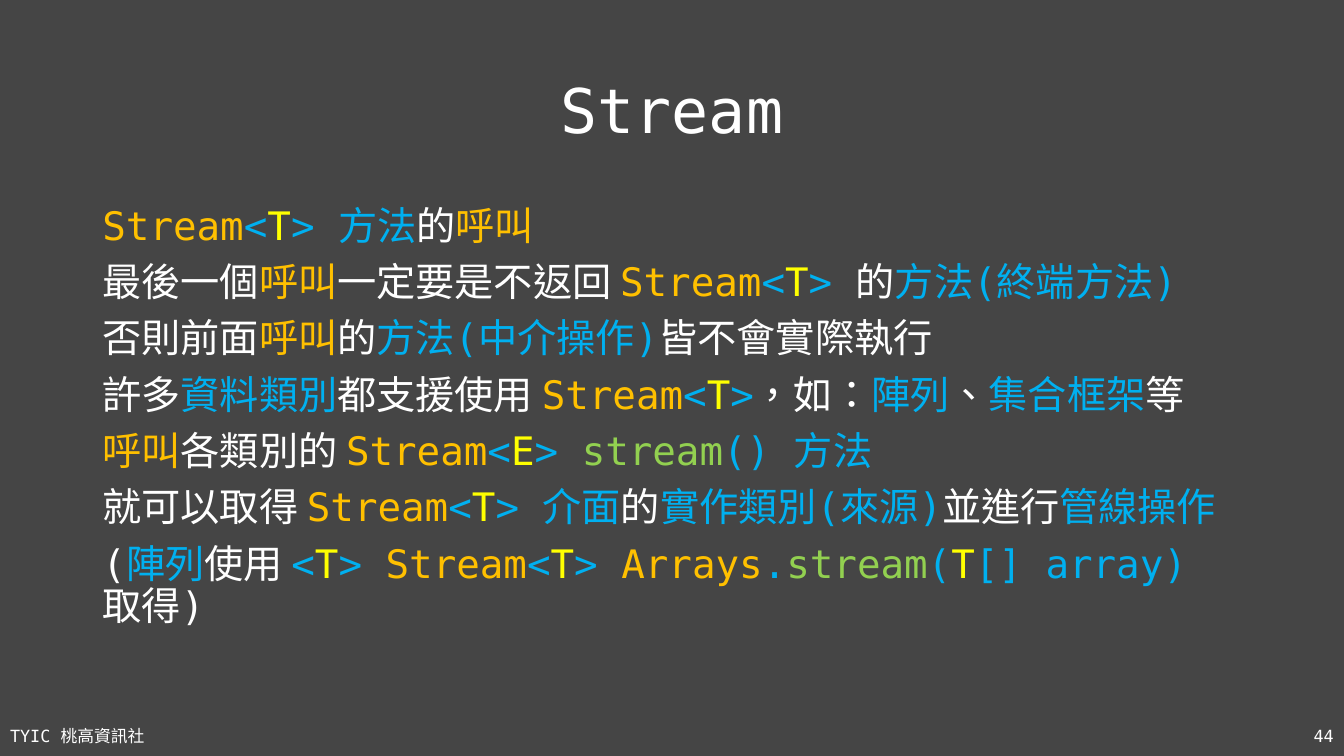
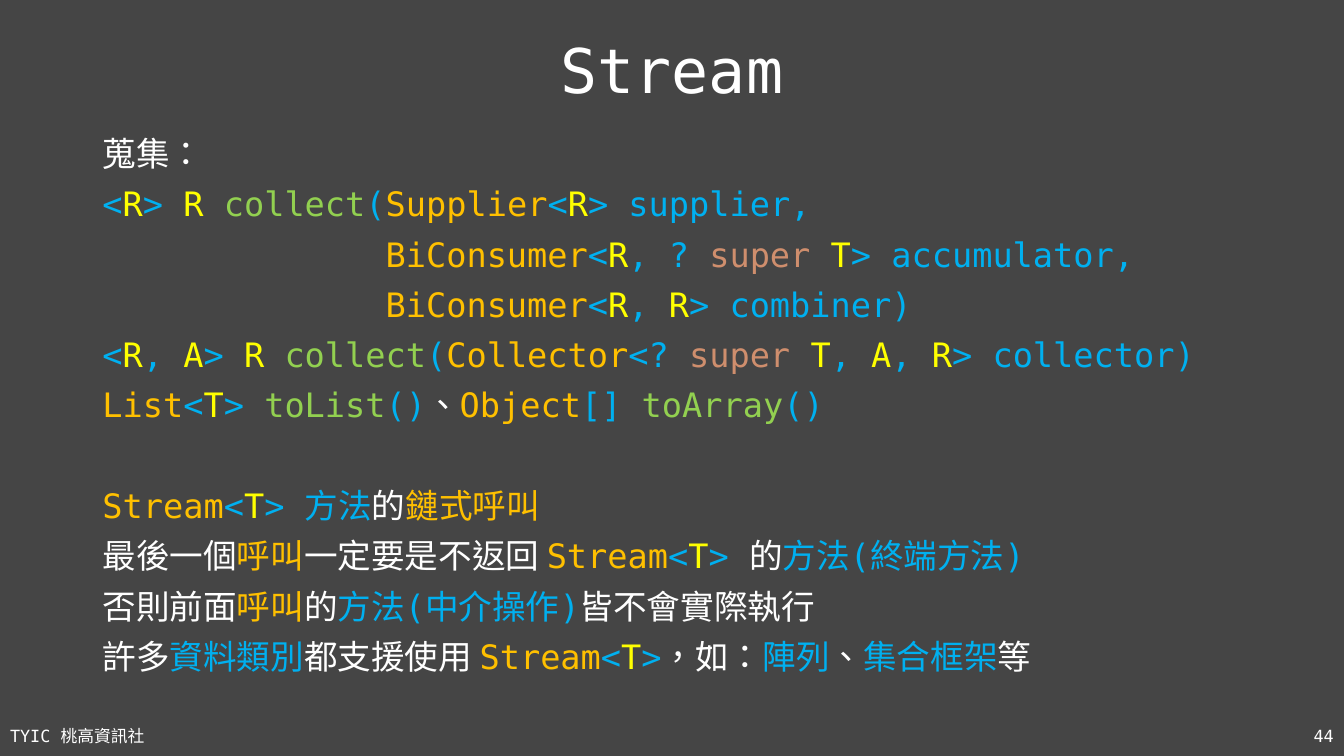
Before and after one commit to TYSHIC/slides, a slide deck: slide 44 of ppt/14_工具類別(2).pptx. Drawn at 1344x756 pixels with LibreOffice and Linux fonts; fonts in the diff are those of the drawing. Boxes give left, top, right and bottom in pixels: in the first picture for what was removed or moved away, otherwise in the second. Text is boxed around its words. In the diff, an @@ line names an element or a change of style, - is before the commit and + after.

```diff
--- a/ppt/14_工具類別(2).pptx
+++ b/ppt/14_工具類別(2).pptx
@@ title "Stream": place and size @@
-title "Stream" at (561,87,783,134)
+title "Stream" at (561,47,783,94)
@@ text "蒐集：": place and size @@
-text "蒐集：" at (102,207,1216,625)
+text "蒐集：" at (102,137,1195,672)
@@ text at (102,137,1195,521): text changed; size 28 to 24 pt; text colour #FFC000 to #00B0F0 @@
-Stream<T> 方法的呼叫
+蒐集：
+<R> R collect(Supplier<R> supplier,
+BiConsumer<R, ? super T> accumulator,
+BiConsumer<R, R> combiner)
+<R, A> R collect(Collector<? super T, A, R> collector)
+List<T> toList()、Object[] toArray()
+Stream<T> 方法的鏈式呼叫
@@ text at (102,432,1216,625): paragraphs removed @@
-呼叫各類別的 Stream<E> stream() 方法
-就可以取得 Stream<T> 介面的實作類別(來源)並進行管線操作
-(陣列使用 <T> Stream<T> Arrays.stream(T[] array) 取得)
@@ text at (102,539,1032,672): size 28 to 24 pt in "最後一個呼叫一定要是不返回 Stream<T> 的方法(終端方法)", "否則前面呼叫的方法(中介操作)皆不會實際執行", "許多資料類別都支援使用 Stream<T>，如：陣列、集合框架等" @@
```
Also in this commit, not shown: 4 other slides changed, 15 other files.
